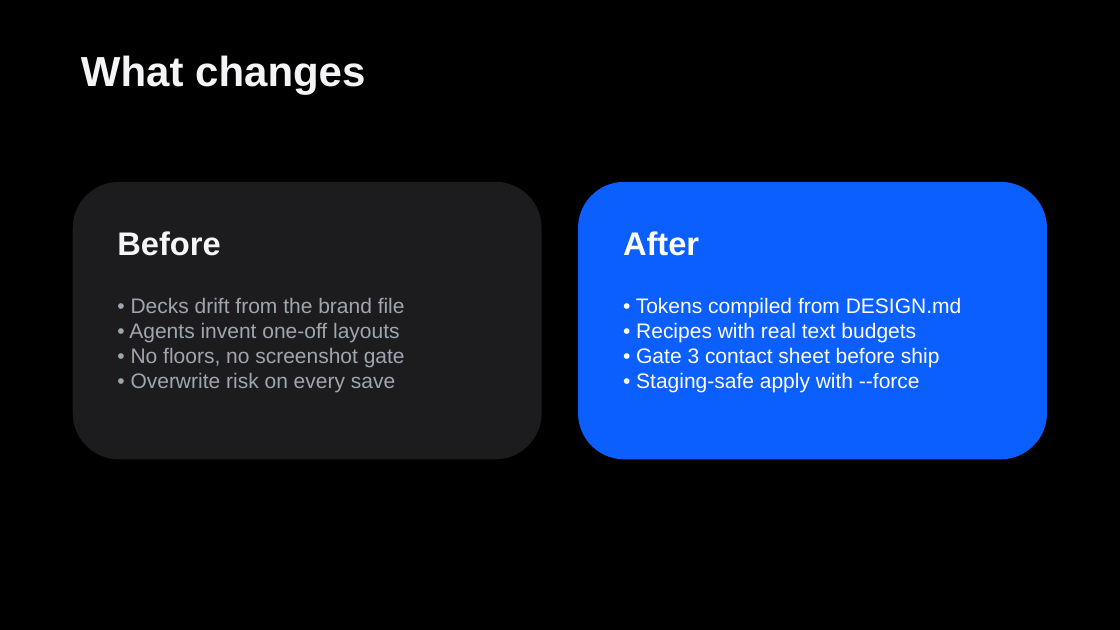
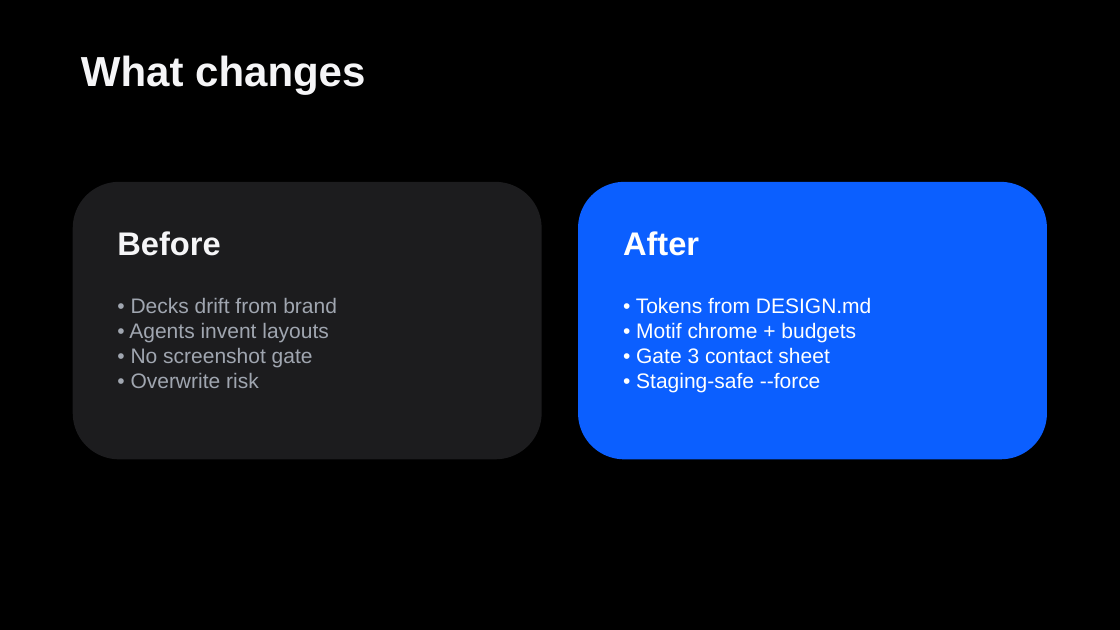
Before and after one commit to kimmingul/designmd-pptx, a slide deck: slide 5 of demo/designmd-pptx-best-v2.1.2.pptx (slide 3 before the commit). Drawn at 1120x630 pixels with LibreOffice and Linux fonts; fonts in the diff are those of the drawing. Boxes give left, top, right and bottom in pixels: in the first picture for what was removed or moved away, otherwise in the second. Text is boxed around its words. In the diff, an @@ line names an element or a change of style, - is before the commit and + after.

```diff
--- a/demo/designmd-pptx-best-v2.1.2.pptx
+++ b/demo/designmd-pptx-best-v2.1.2.pptx
@@ text at [129, 298, 337, 388]: text changed @@
-• Decks drift from the brand file
-• Agents invent one-off layouts
-• No floors, no screenshot gate
-• Overwrite risk on every save
+• Decks drift from brand
+• Agents invent layouts
+• No screenshot gate
+• Overwrite risk
@@ text at [636, 297, 871, 393]: text changed @@
-• Tokens compiled from DESIGN.md
-• Recipes with real text budgets
-• Gate 3 contact sheet before ship
-• Staging-safe apply with --force
+• Tokens from DESIGN.md
+• Motif chrome + budgets
+• Gate 3 contact sheet
+• Staging-safe --force
```
Also in this commit, not shown: 5 other slides changed, 5 slides added, 3 slides removed, 35 other files.
